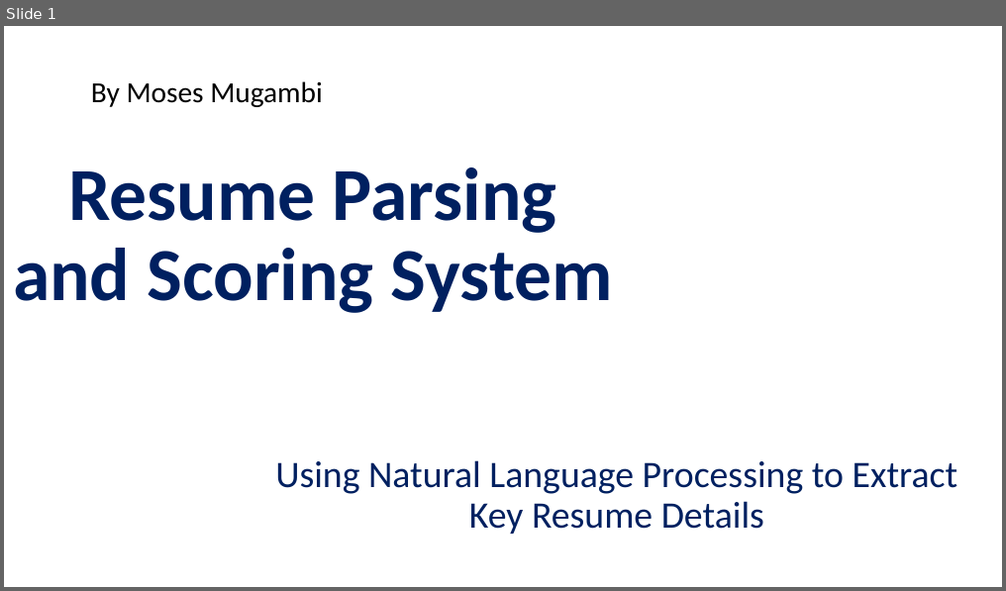
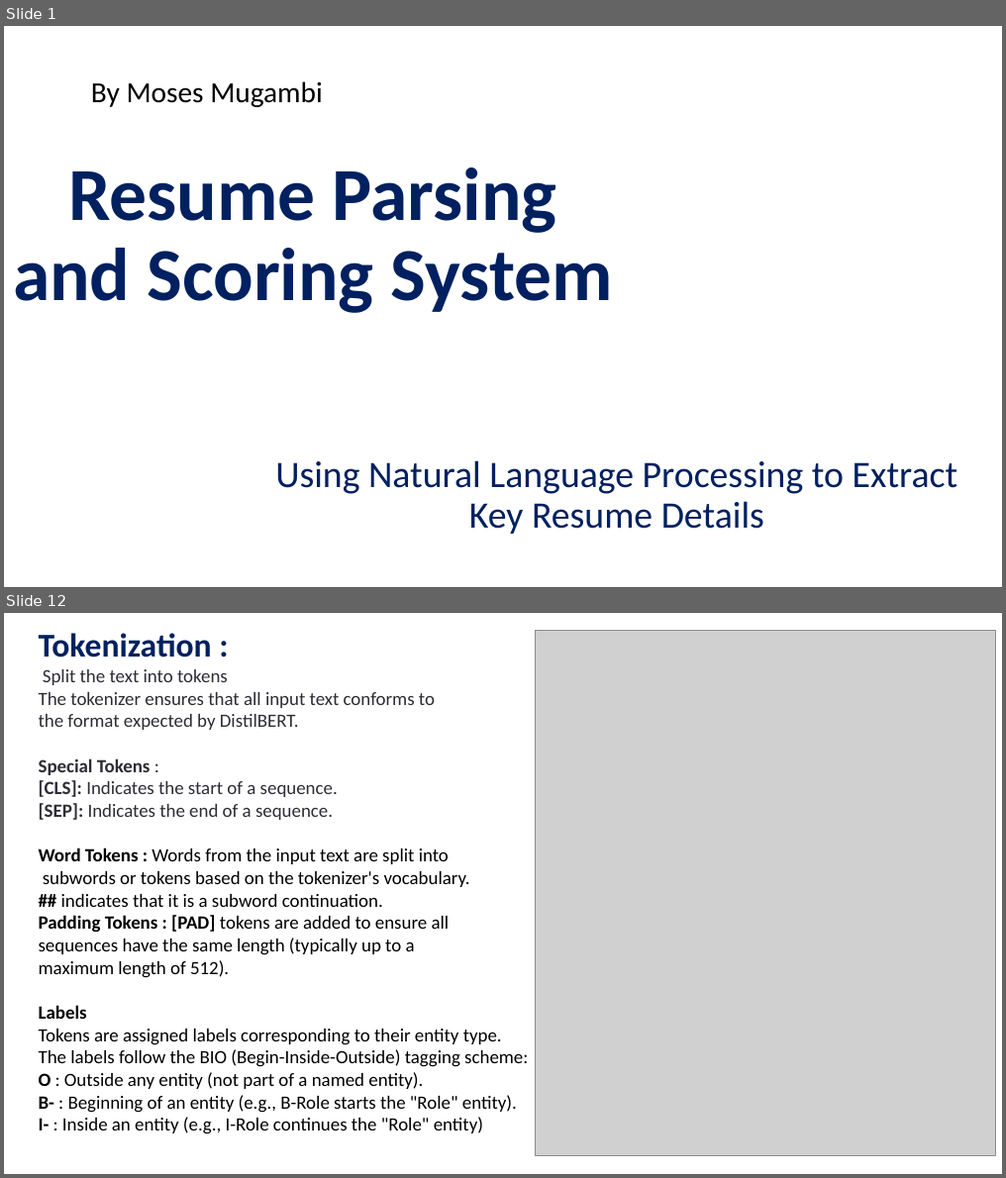
Before and after one commit to mk7890/Resume-Parsing-System, a slide deck: ResumeParserSystem_Presentation.pptx. Shown one above the other, each under a label of ours: slide 1 before the commit, slides 1 and 12 after it; the slides between them are not shown. The pictures are 1006x591 and 1006x1178 pixels, drawn with LibreOffice and Linux fonts; fonts in the diff are those of the drawing; grey boxes stand for pictures; background and template pictures are left out. Boxes give left, top, right and bottom in pixels: in the first picture for what was removed or moved away, otherwise in the second. Text is boxed around its words. In the diff, an @@ line names an element or a change of style, - is before the commit and + after.

```diff
--- a/ResumeParserSystem_Presentation.pptx
+++ b/ResumeParserSystem_Presentation.pptx
@@ slide 12 added at <box>4,613,1002,1174</box>, background picture (left out) @@
@@ text added at <box>39,633,528,1135</box>, 18 pt, text #000000 @@
+Tokenization :
+Split the text into tokens
+The tokenizer ensures that all input text conforms to
+the format expected by DistilBERT.
+Special Tokens :
+[CLS]: Indicates the start of a sequence.
+[SEP]: Indicates the end of a sequence.
+Word Tokens : Words from the input text are split into
+subwords or tokens based on the tokenizer's vocabulary.
+## indicates that it is a subword continuation.
+Padding Tokens : [PAD] tokens are added to ensure all
+sequences have the same length (typically up to a
+maximum length of 512).
+Labels
+Tokens are assigned labels corresponding to their entity type.
+The labels follow the BIO (Begin-Inside-Outside) tagging scheme:
+O : Outside any entity (not part of a named entity).
+B- : Beginning of an entity (e.g., B-Role starts the "Role" entity).
+I- : Inside an entity (e.g., I-Role continues the "Role" entity)
@@ picture added at <box>535,630,995,1156</box> @@
```
Also in this commit, not shown: 9 slides changed, 15 other slides added, 10 slides removed.
